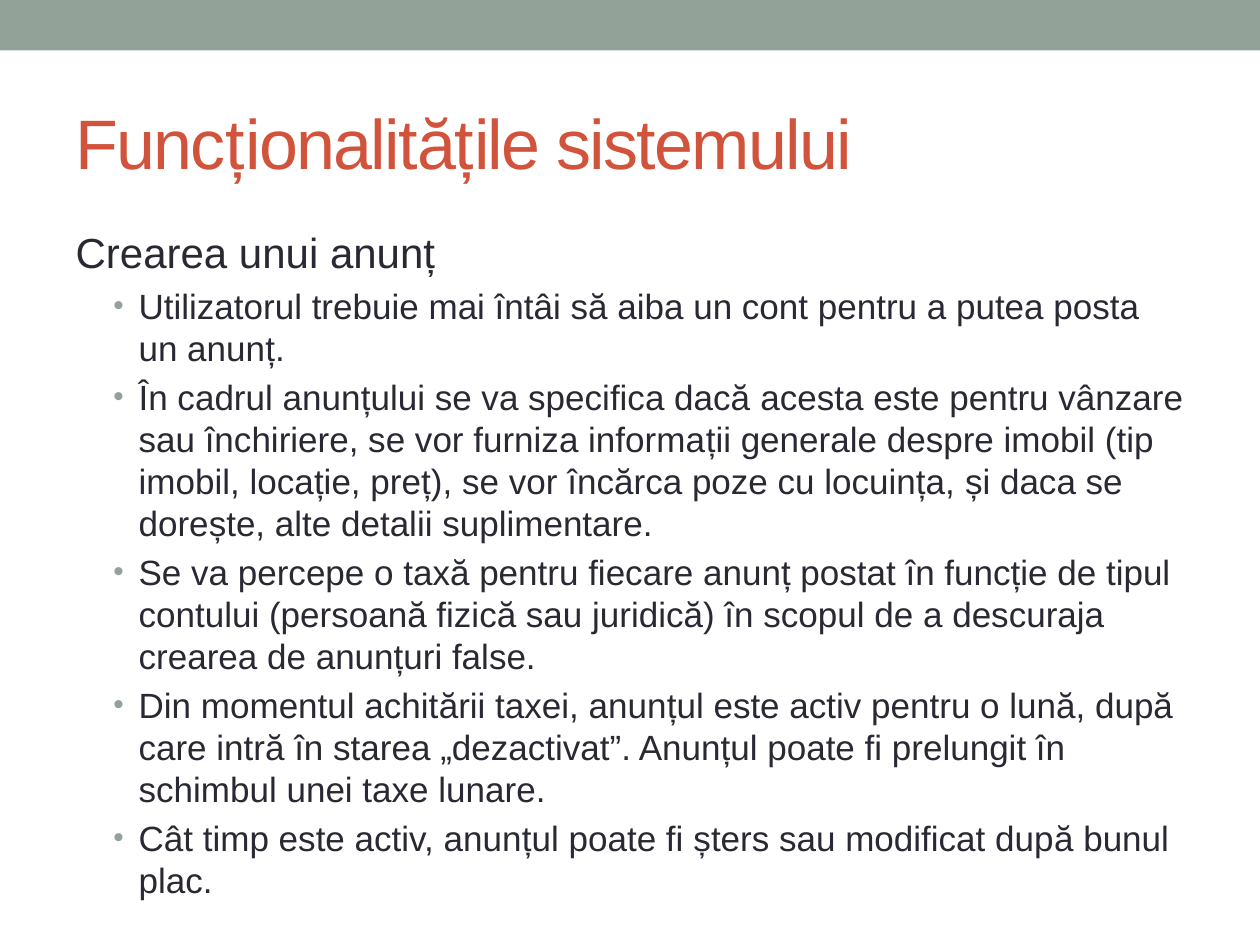
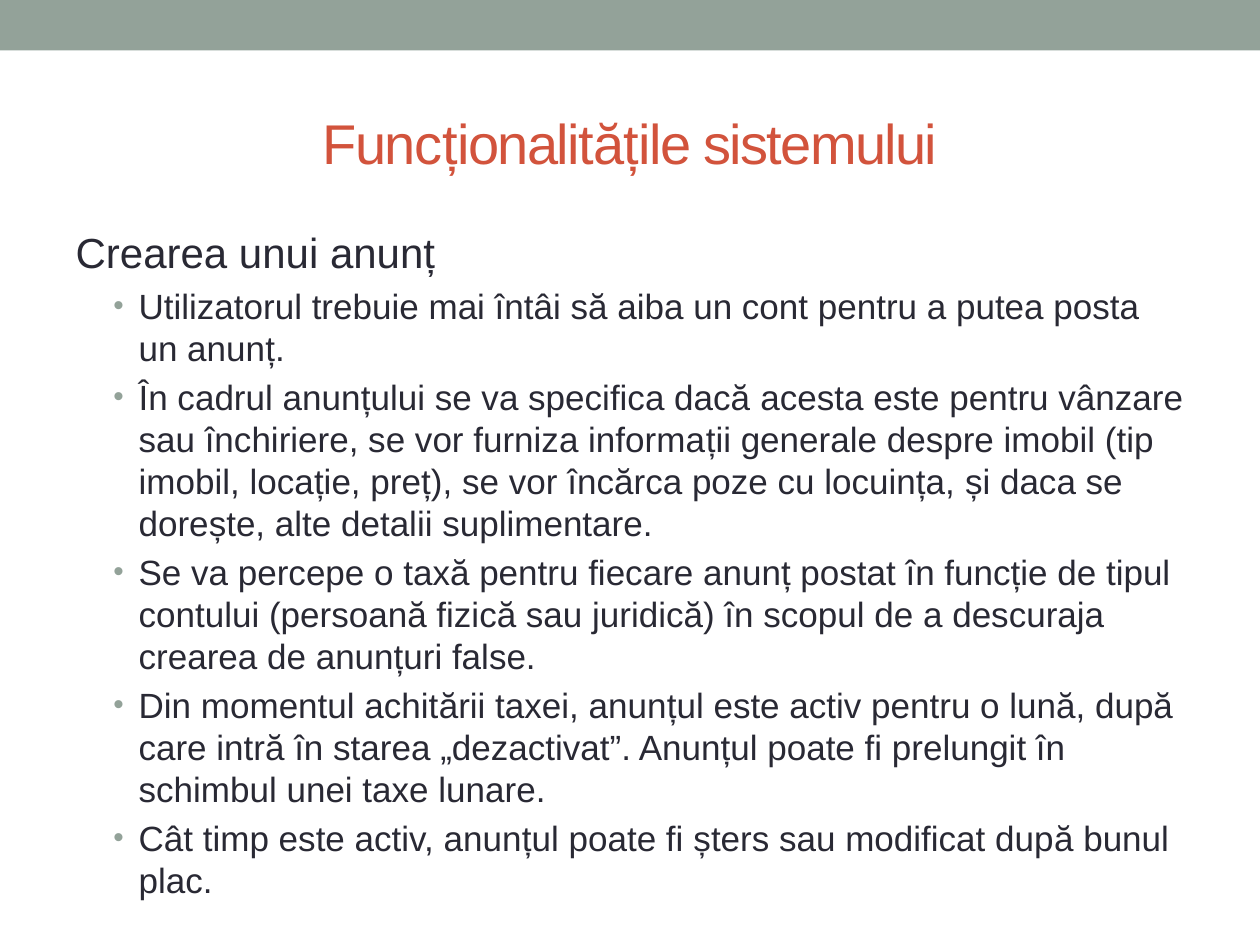
Before and after one commit to daiamarius/IoC-Proiect, a slide deck: slide 6 of Prezentare Imobiliare.pptx. Drawn at 1260x945 pixels with LibreOffice and Linux fonts; fonts in the diff are those of the drawing. Boxes give left, top, right and bottom in pixels: in the first picture for what was removed or moved away, otherwise in the second. Text is boxed around its words. In the diff, an @@ line names an element or a change of style, - is before the commit and + after.

```diff
--- a/Prezentare Imobiliare.pptx
+++ b/Prezentare Imobiliare.pptx
@@ title "Funcționalitățile sistemului" at (323,122,937,174): size 40 to 32 pt; alignment left to centre @@
```
Also in this commit, not shown: 2 other slides changed, 5 other files.
